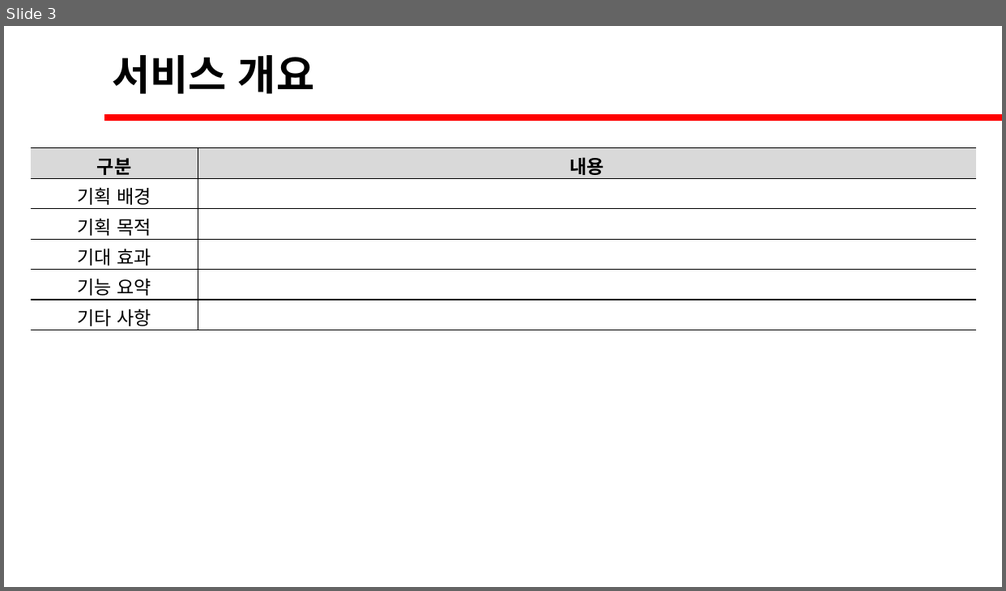
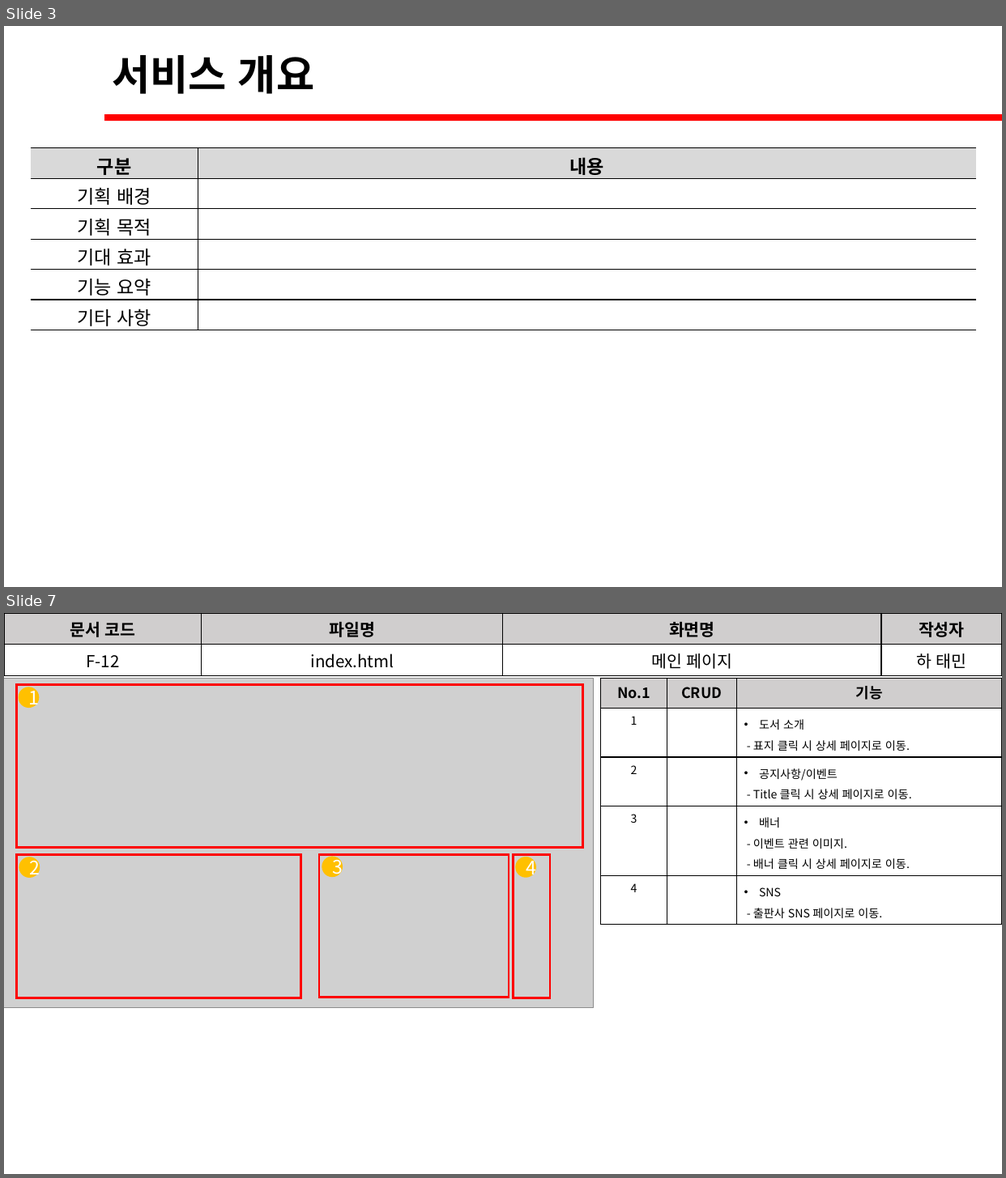
Before and after one commit to David-Ha-1217/Publisher_Portfolio, a slide deck: Documents/화면설계서.pptx. Shown one above the other, each under a label of ours: slide 3 before the commit, slides 3 and 7 after it; the slides between them are not shown. The pictures are 1006x591 and 1006x1178 pixels, drawn with LibreOffice and Linux fonts; fonts in the diff are those of the drawing; grey boxes stand for pictures. Boxes give left, top, right and bottom in pixels: in the first picture for what was removed or moved away, otherwise in the second. Text is boxed around its words. In the diff, an @@ line names an element or a change of style, - is before the commit and + after.

Commit message:
(2020-06-02) 문서 수정 및 사진 추가.

```diff
--- a/Documents/화면설계서.pptx
+++ b/Documents/화면설계서.pptx
@@ slide 7 added at [4,613,1002,1174], background #FFFFFF @@
@@ table added at [4,613,1002,674], 2 rows, 4 columns @@
+문서 코드 | 파일명 | 화면명 | 작성자
+F-12 | index.html | 메인 페이지 | 하 태민
@@ picture added at [4,678,593,1008] @@
@@ rectangle added at [17,685,582,847], outline #FF0000 2.25 pt @@
@@ table added at [602,678,1002,922], 5 rows, 3 columns @@
+No.1 | CRUD | 기능
+1 |  | 도서 소개 / - 표지 클릭 시 상세 페이지로 이동.
+2 |  | 공지사항/이벤트 / - Title 클릭 시 상세 페이지로 이동.
+3 |  | 배너 / - 이벤트 관련 이미지. / - 배너 클릭 시 상세 페이지로 이동.
+4 |  | SNS / - 출판사 SNS 페이지로 이동.
@@ ellipse added at [19,687,39,708], fill #FFC000, 18 pt, text #FFFFFF @@
+1
@@ rectangle added at [17,855,301,998], outline #FF0000 2.25 pt @@
@@ rectangle added at [319,855,509,998], outline #FF0000 2.25 pt @@
@@ rectangle added at [513,855,550,998], outline #FF0000 2.25 pt @@
@@ ellipse added at [19,857,40,878], fill #FFC000, 18 pt, text #FFFFFF @@
+2
@@ ellipse added at [322,856,343,877], fill #FFC000, 18 pt, text #FFFFFF @@
+3
@@ ellipse added at [515,857,536,878], fill #FFC000, 18 pt, text #FFFFFF @@
+4
```
Also in this commit, not shown: 10 slides changed, 3 other slides added, 1 slide removed, 5 other files.
